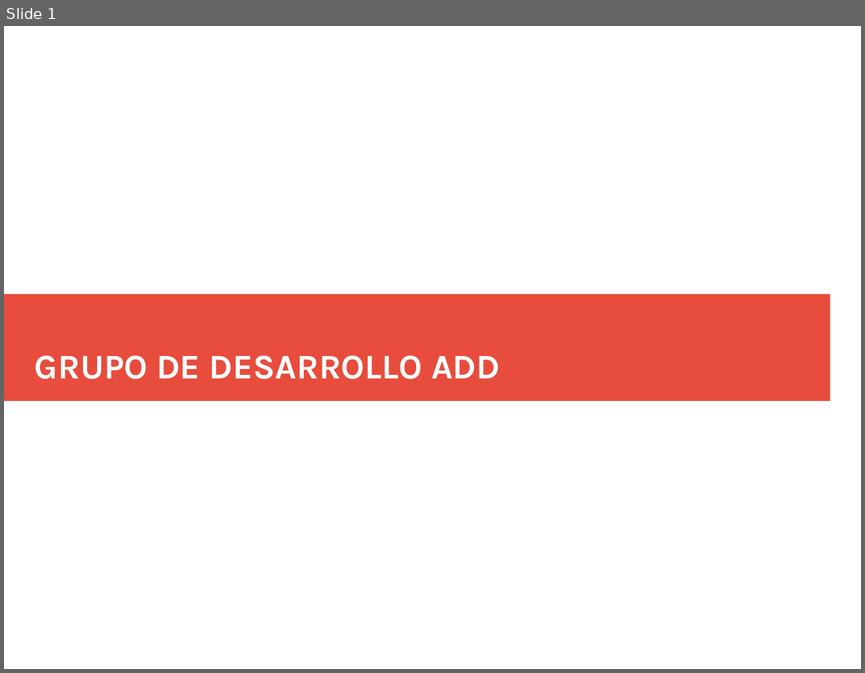
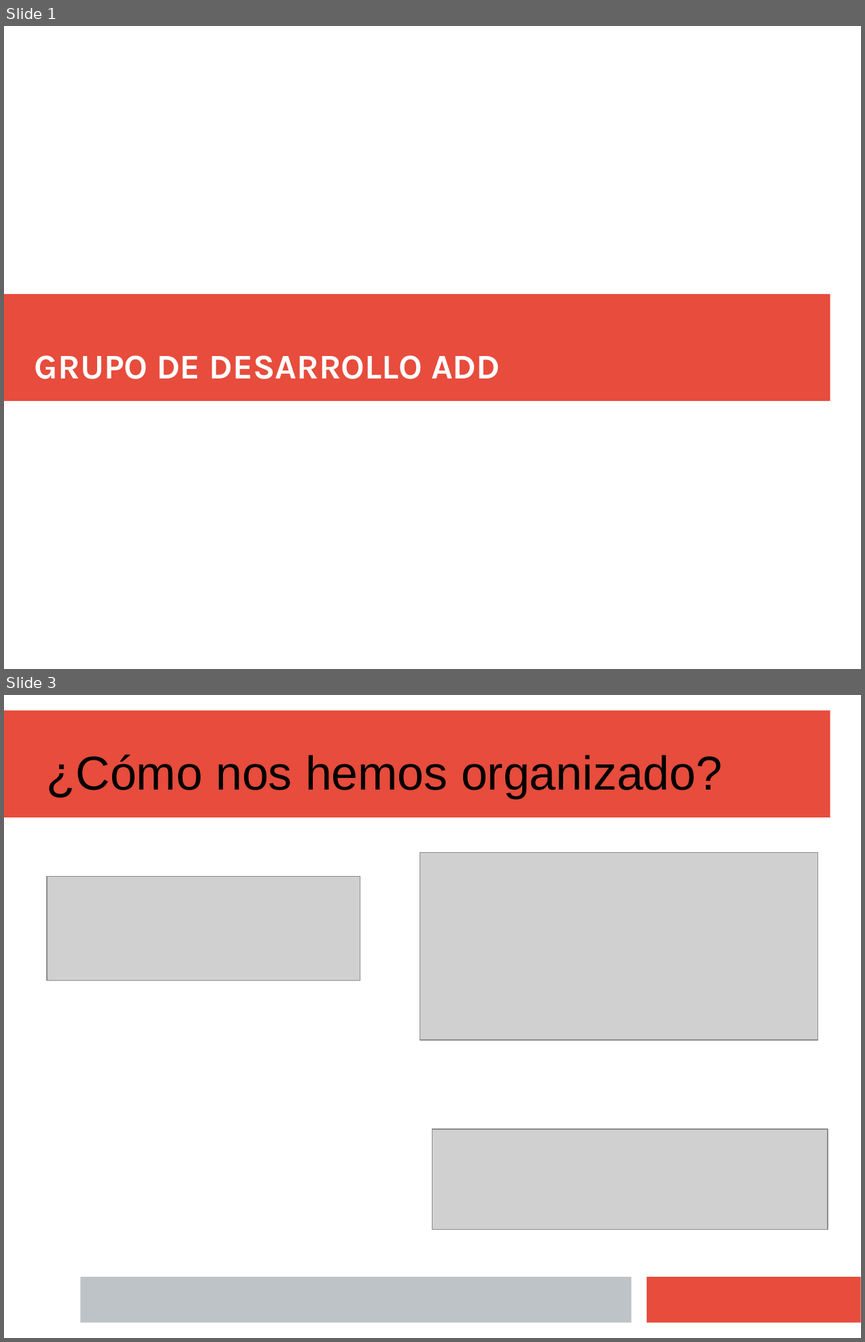
Before and after one commit to Juanba1998/APP-Restaurante, a slide deck: Material/Presentación/Presentacion Final (incompleta).pptx. Shown one above the other, each under a label of ours: slide 1 before the commit, slides 1 and 3 after it; the slides between them are not shown. The pictures are 865x673 and 865x1342 pixels, drawn with LibreOffice and Linux fonts; fonts in the diff are those of the drawing; grey boxes stand for pictures. Boxes give left, top, right and bottom in pixels: in the first picture for what was removed or moved away, otherwise in the second. Text is boxed around its words. In the diff, an @@ line names an element or a change of style, - is before the commit and + after.

```diff
--- a/Material/Presentación/Presentacion Final (incompleta).pptx
+++ b/Material/Presentación/Presentacion Final (incompleta).pptx
@@ slide 3 added at bbox=[4, 695, 861, 1338], background #FFFFFF @@
@@ rectangle added at bbox=[4, 711, 830, 818], fill #E74C3C @@
@@ title added at bbox=[47, 754, 722, 798], 44 pt, text #000000 @@
+¿Cómo nos hemos organizado?
@@ picture added at bbox=[420, 853, 818, 1040] @@
@@ picture added at bbox=[47, 876, 360, 981] @@
@@ picture added at bbox=[432, 1129, 827, 1229] @@
@@ rectangle added at bbox=[80, 1276, 632, 1323], fill #BDC3C7 @@
@@ rectangle added at bbox=[647, 1276, 861, 1323], fill #E74C3C @@
```
Also in this commit, not shown: 11 slides changed, 5 other slides added, 10 slides removed.
